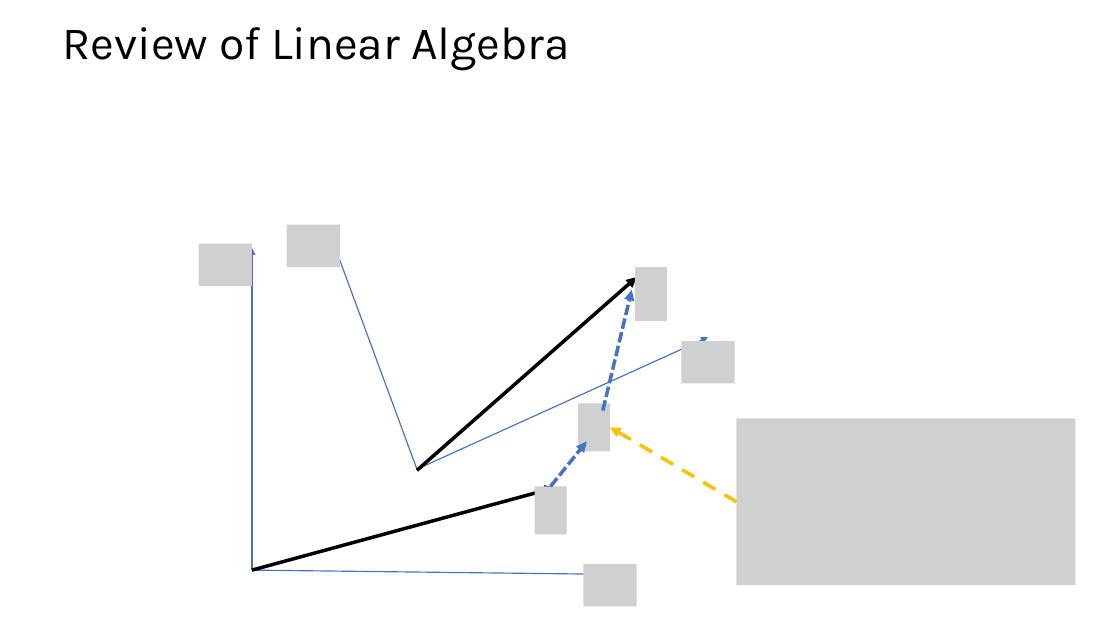
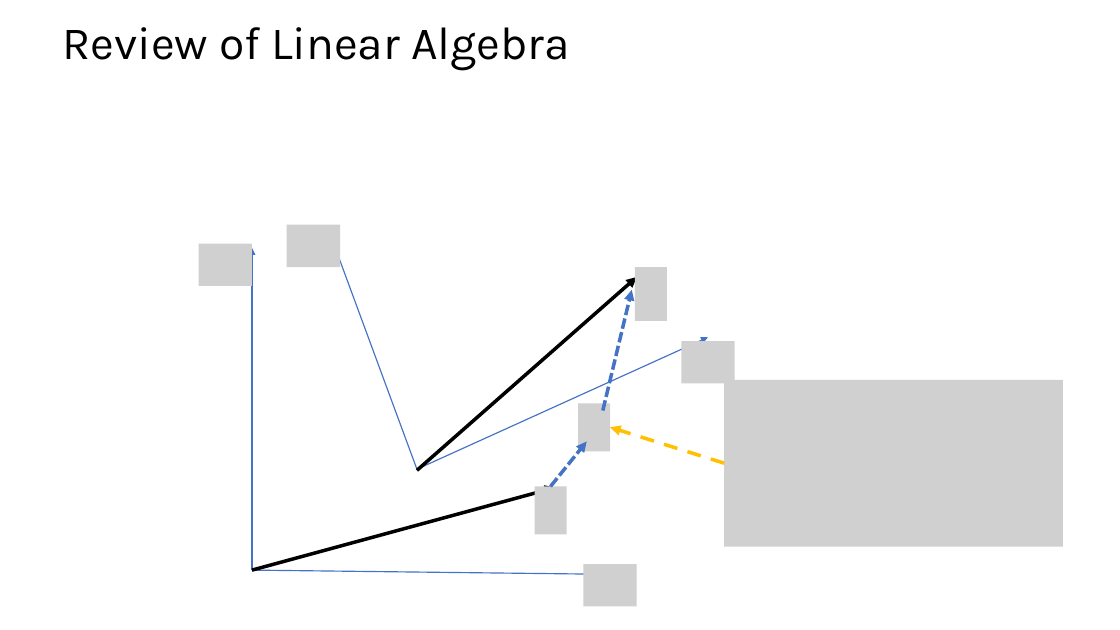
Before and after one commit to StephenElston/CSCI-E-83, a slide deck: slide 21 of SupplementaryMaterials/ReviewOfLinearAlgebra.pptx (slide 20 before the commit). Drawn at 1120x630 pixels with LibreOffice and Linux fonts; fonts in the diff are those of the drawing; grey boxes stand for pictures. Boxes give left, top, right and bottom in pixels: in the first picture for what was removed or moved away, otherwise in the second. Text is boxed around its words. In the diff, an @@ line names an element or a change of style, - is before the commit and + after.

Commit message:
Updared linear algebra review material

```diff
--- a/SupplementaryMaterials/ReviewOfLinearAlgebra.pptx
+++ b/SupplementaryMaterials/ReviewOfLinearAlgebra.pptx
@@ picture: place and size @@
-picture at box(737, 418, 1075, 586)
+picture at box(724, 380, 1063, 547)
@@ arrow moved from (737, 502) - (610, 428) to (724, 463) - (610, 428) @@
```
Also in this commit, not shown: 2 other slides changed, 2 slides added, 1 other file.
